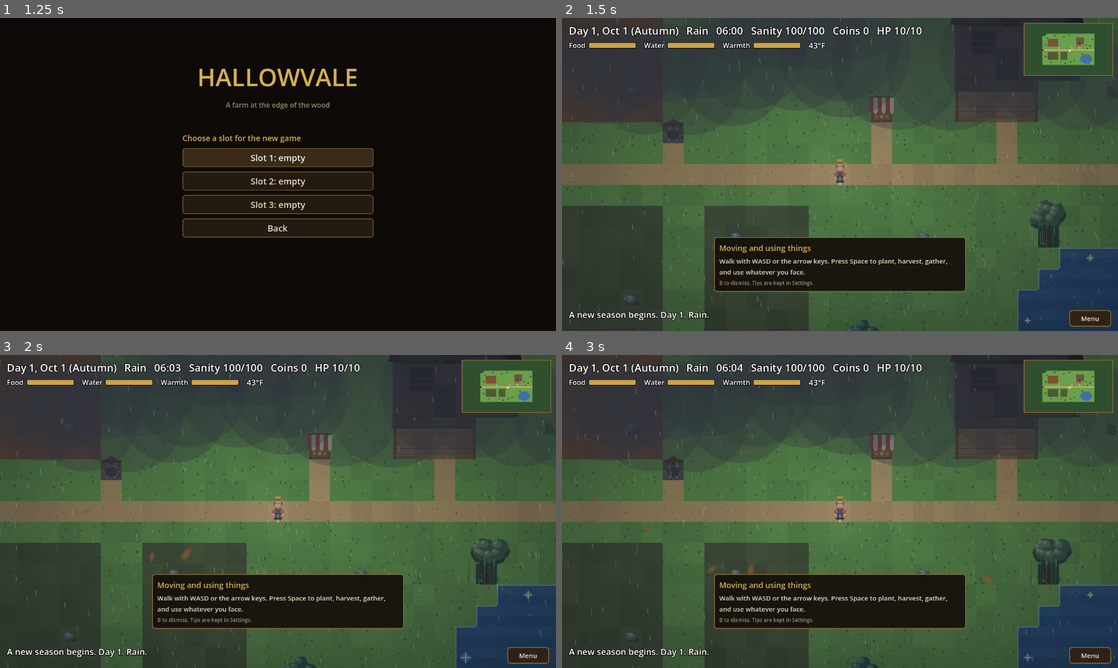
Above: before the commit, frames 1-4 (two rows, left to right).
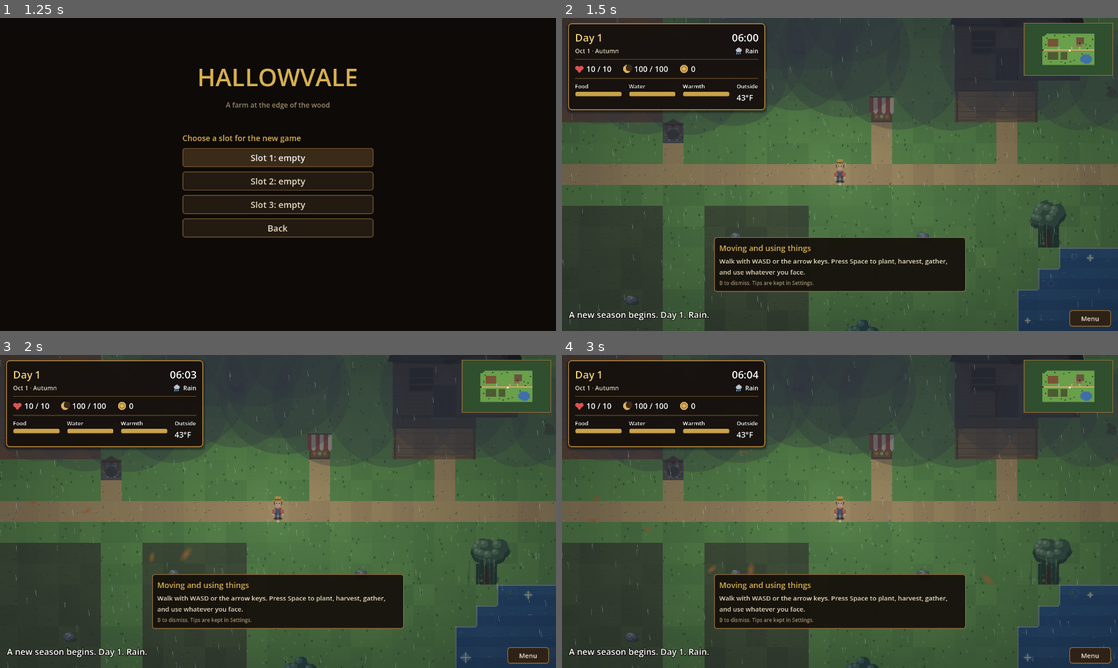
Above: after the commit, the same moments.

Repository: joshj1108/CrowCreekHollow
Game: Godot game, scene res://scenes/main.tscn
Two runs of this game, one before a commit and one after it. Both use one fixed random seed, a clock stepped at 60 frames per second and the inputs below.
Inputs:
- Up to frame 1 (1.25 s): click "New Game" at 0.5 s
- Up to frame 2 (1.5 s): click "Slot 1: empty" at 1.25 s
- Up to frame 3 (2 s): no input
- Up to frame 4 (3 s): click "Menu" at 2 s; click "Skills K" at 2.75 s

Frame 1 is identical in both runs. In frame 2, 10% of the frame differs, in the area x 1-65%, y 1-31%; in frame 3, 10%; in frame 4, 10%.

Commit message:
Overhaul the info bar into a grouped, framed panel
Date and time, vitals, and needs now sit in three rows of one gold-trimmed
panel, with hand-drawn icons for health, sanity, coins, and weather.

Co-Authored-By: Claude Haiku 5.5 <noreply@anthropic.com>
Claude-Session: https://claude.ai/code/session_016EvHBYyFANDWxunM27u84C

Diff:
--- /dev/null
+++ b/scripts/hud_icon.gd
@@ -0,0 +1,45 @@
+class_name HudIcon
+extends Control
+
+## Small hand-drawn icons for the info bar: a heart, moon, coin, and weather marks.
+## Each is drawn in code, so the bar needs no image files.
+
+var kind := "coin"
+
+
+func _draw() -> void:
+	var c := size * 0.5
+	var r := minf(size.x, size.y) * 0.46
+	var gold := Color("e0b35a")
+	var dark := Color("3a2a1c")
+	match kind:
+		"heart":
+			var red := Color("d9534f")
+			draw_circle(c + Vector2(-r * 0.5, -r * 0.2), r * 0.55, red)
+			draw_circle(c + Vector2(r * 0.5, -r * 0.2), r * 0.55, red)
+			draw_colored_polygon(PackedVector2Array([c + Vector2(-r, -r * 0.05), c + Vector2(r, -r * 0.05), c + Vector2(0, r)]), red)
+		"moon":
+			draw_circle(c, r, gold)
+			draw_circle(c + Vector2(r * 0.5, -r * 0.25), r * 0.85, dark)
+		"coin":
+			draw_circle(c, r, gold)
+			draw_arc(c, r * 0.6, 0.0, TAU, 18, Color("8a6428"), 1.5)
+		"sun":
+			var sun := Color("f2d27a")
+			draw_circle(c, r * 0.5, sun)
+			for i in 8:
+				var a := TAU * float(i) / 8.0
+				draw_line(c + Vector2(cos(a), sin(a)) * r * 0.7, c + Vector2(cos(a), sin(a)) * r, sun, 1.6)
+		"rain":
+			var grey := Color("b9c4cf")
+			draw_circle(c + Vector2(-r * 0.35, -r * 0.2), r * 0.45, grey)
+			draw_circle(c + Vector2(r * 0.25, -r * 0.25), r * 0.55, grey)
+			draw_circle(c + Vector2(r * 0.05, -r * 0.45), r * 0.5, grey)
+			for x in [-r * 0.45, 0.0, r * 0.45]:
+				draw_line(c + Vector2(x, r * 0.35), c + Vector2(x - r * 0.15, r * 0.9), Color("7fb8e0"), 1.6)
+		_:
+			# Clouds, and anything else.
+			var cloud := Color("c9ccd4")
+			draw_circle(c + Vector2(-r * 0.4, 0.0), r * 0.5, cloud)
+			draw_circle(c + Vector2(r * 0.2, -r * 0.2), r * 0.6, cloud)
+			draw_circle(c + Vector2(r * 0.6, r * 0.1), r * 0.4, cloud)
--- a/scripts/main.gd
+++ b/scripts/main.gd
@@ -842,7 +842,15 @@
 var action_bar: ActionBar
 var minimap: Minimap
 var canvas_modulate: CanvasModulate
-var hud_label: Label
+var hud_panel: PanelContainer
+var hud_day_label: Label
+var hud_date_label: Label
+var hud_time_label: Label
+var hud_weather_label: Label
+var hud_weather_icon: HudIcon
+var hud_hp_label: Label
+var hud_sanity_label: Label
+var hud_coins_label: Label
 var needs_box: HBoxContainer
 var food_bar: ProgressBar
 var water_bar: ProgressBar
@@ -1113,10 +1121,15 @@
 	for ev in _active_events():
 		event_name = " · %s" % ev["title"]
 		break
-	hud_label.text = "Day %d, %s %d (%s)%s   %s   %02d:%02d   Sanity %d/%d   Coins %d   HP %d/%d" % [
-		day, MONTH_NAMES[date["month"]].substr(0, 3), date["day"], _season_of(date["month"]), event_name,
-		WEATHER_NAMES.get(weather_kind, "Overcast"), int(fmod(current_hour, 24.0)), minutes,
-		int(sanity), _sanity_max(), money, hp, max_hp()]
+	hud_day_label.text = "Day %d" % day
+	hud_date_label.text = "%s %d · %s%s" % [MONTH_NAMES[date["month"]].substr(0, 3), date["day"], _season_of(date["month"]), event_name]
+	hud_time_label.text = "%02d:%02d" % [int(fmod(current_hour, 24.0)), minutes]
+	hud_weather_label.text = WEATHER_NAMES.get(weather_kind, "Overcast")
+	hud_weather_icon.kind = "sun" if weather_kind == "sunny" else ("rain" if weather_kind in WATER_RAIN_KINDS else "cloud")
+	hud_weather_icon.queue_redraw()
+	hud_hp_label.text = "%d / %d" % [hp, max_hp()]
+	hud_sanity_label.text = "%d / %d" % [int(sanity), _sanity_max()]
+	hud_coins_label.text = "%d" % money
 
 	_handle_keys()
 
@@ -1741,18 +1754,70 @@
 	hud_root.mouse_filter = Control.MOUSE_FILTER_IGNORE
 	layer.add_child(hud_root)
 
-	hud_label = _make_label(hud_root, Vector2(16, 12), 24)
-	perf_label = _make_label(hud_root, Vector2(16, 110), 14)
+	perf_label = _make_label(hud_root, Vector2(16, 190), 14)
 	perf_label.visible = false
-	# Food, water, and warmth as bars under the top line. The temperature sits at the end.
+	# One framed panel in the top-left, grouped into three rows: the date and time, the
+	# vitals, and the body needs. Each row sits between thin gold rules.
+	hud_panel = PanelContainer.new()
+	hud_panel.position = Vector2(14, 12)
+	hud_panel.mouse_filter = Control.MOUSE_FILTER_IGNORE
+	hud_panel.add_theme_stylebox_override("panel", _hud_box())
+	hud_root.add_child(hud_panel)
+	var pad := MarginContainer.new()
+	for side in ["margin_left", "margin_right", "margin_top", "margin_bottom"]:
+		pad.add_theme_constant_override(side, 14)
+	hud_panel.add_child(pad)
+	var stack := VBoxContainer.new()
+	stack.add_theme_constant_override("separation", 8)
+	pad.add_child(stack)
+
+	# Row one: the day and date on the left, the clock and weather on the right.
+	var top := HBoxContainer.new()
+	stack.add_child(top)
+	var date_col := VBoxContainer.new()
+	top.add_child(date_col)
+	hud_day_label = _make_label(date_col, Vector2.ZERO, 24)
+	hud_day_label.add_theme_color_override("font_color", Color("f2d27a"))
+	hud_date_label = _make_label(date_col, Vector2.ZERO, 14)
+	hud_date_label.add_theme_color_override("font_color", Color("e8dcc0"))
+	var spacer := Control.new()
+	spacer.size_flags_horizontal = Control.SIZE_EXPAND_FILL
+	top.add_child(spacer)
+	var time_col := VBoxContainer.new()
+	top.add_child(time_col)
+	hud_time_label = _make_label(time_col, Vector2.ZERO, 24)
+	hud_time_label.horizontal_alignment = HORIZONTAL_ALIGNMENT_RIGHT
+	var weather_row := HBoxContainer.new()
+	weather_row.alignment = BoxContainer.ALIGNMENT_END
+	weather_row.add_theme_constant_override("separation", 6)
+	time_col.add_child(weather_row)
+	hud_weather_icon = HudIcon.new()
+	hud_weather_icon.custom_minimum_size = Vector2(18, 18)
+	hud_weather_icon.mouse_filter = Control.MOUSE_FILTER_IGNORE
+	weather_row.add_child(hud_weather_icon)
+	hud_weather_label = _make_label(weather_row, Vector2.ZERO, 14)
+	stack.add_child(_hud_rule())
+
+	# Row two: health, sanity, and coins, each with its own small icon.
+	var vitals := HBoxContainer.new()
+	vitals.add_theme_constant_override("separation", 26)
+	stack.add_child(vitals)
+	hud_hp_label = _vital_chip(vitals, "heart")
+	hud_sanity_label = _vital_chip(vitals, "moon")
+	hud_coins_label = _vital_chip(vitals, "coin")
+	stack.add_child(_hud_rule())
+
+	# Row three: food, water, and warmth as bars, with the temperature at the end.
 	needs_box = HBoxContainer.new()
-	needs_box.position = Vector2(16, 50)
-	needs_box.add_theme_constant_override("separation", 18)
-	hud_root.add_child(needs_box)
+	needs_box.add_theme_constant_override("separation", 16)
+	stack.add_child(needs_box)
 	food_bar = _make_need_bar("Food")
 	water_bar = _make_need_bar("Water")
 	warmth_bar = _make_need_bar("Warmth")
-	needs_temp = _make_label(needs_box, Vector2.ZERO, 18)
+	var temp_col := VBoxContainer.new()
+	needs_box.add_child(temp_col)
+	_make_label(temp_col, Vector2.ZERO, 13).text = "Outside"
+	needs_temp = _make_label(temp_col, Vector2.ZERO, 18)
 	message_label = _make_label(hud_root, Vector2(16, 100), 20)
 	message_label.autowrap_mode = TextServer.AUTOWRAP_WORD_SMART
 	message_label.custom_minimum_size = Vector2(620, 0)
@@ -1796,21 +1861,55 @@
 
 # A small labelled bar for one body need. It fills from 0 to 100.
 func _make_need_bar(title: String) -> ProgressBar:
-	var holder := HBoxContainer.new()
-	holder.add_theme_constant_override("separation", 6)
-	needs_box.add_child(holder)
-	var name_label := _make_label(holder, Vector2.ZERO, 16)
+	var col := VBoxContainer.new()
+	col.add_theme_constant_override("separation", 3)
+	needs_box.add_child(col)
+	var name_label := _make_label(col, Vector2.ZERO, 13)
 	name_label.text = title
 	var bar := ProgressBar.new()
 	bar.show_percentage = false
 	bar.min_value = 0.0
 	bar.max_value = 100.0
-	bar.custom_minimum_size = Vector2(110, 14)
-	bar.size_flags_vertical = Control.SIZE_SHRINK_CENTER
-	bar.add_theme_stylebox_override("background", _bar_box(Color(0.08, 0.06, 0.05, 0.85)))
+	bar.custom_minimum_size = Vector2(108, 12)
+	bar.add_theme_stylebox_override("background", _bar_box(Color(0.06, 0.045, 0.035, 0.95)))
 	bar.add_theme_stylebox_override("fill", _bar_box(Color("c9a24a")))
-	holder.add_child(bar)
+	col.add_child(bar)
 	return bar
+
+
+# The bar's frame: dark wood with gold trim and a soft shadow.
+func _hud_box() -> StyleBoxFlat:
+	var box := StyleBoxFlat.new()
+	box.bg_color = Color(0.09, 0.065, 0.05, 0.9)
+	box.border_color = Color("b8893f")
+	box.set_border_width_all(2)
+	box.set_corner_radius_all(8)
+	box.shadow_color = Color(0, 0, 0, 0.4)
+	box.shadow_size = 6
+	box.shadow_offset = Vector2(0, 3)
+	return box
+
+
+# A thin gold rule that divides the rows of the info bar.
+func _hud_rule() -> ColorRect:
+	var rule := ColorRect.new()
+	rule.color = Color(0.72, 0.54, 0.25, 0.4)
+	rule.custom_minimum_size = Vector2(0, 2)
+	rule.mouse_filter = Control.MOUSE_FILTER_IGNORE
+	return rule
+
+
+# An icon with a value beside it, such as health or coins. Returns the value's label.
+func _vital_chip(parent: Node, icon_kind: String) -> Label:
+	var row := HBoxContainer.new()
+	row.add_theme_constant_override("separation", 6)
+	parent.add_child(row)
+	var icon := HudIcon.new()
+	icon.kind = icon_kind
+	icon.custom_minimum_size = Vector2(20, 20)
+	icon.mouse_filter = Control.MOUSE_FILTER_IGNORE
+	row.add_child(icon)
+	return _make_label(row, Vector2.ZERO, 18)
 
 
 func _bar_box(color: Color) -> StyleBoxFlat:
Not shown, added: scripts/farm_art.gd.uid
Not shown, added: scripts/hud_icon.gd.uid
Not shown, added: shaders/grade.gdshader.uid
